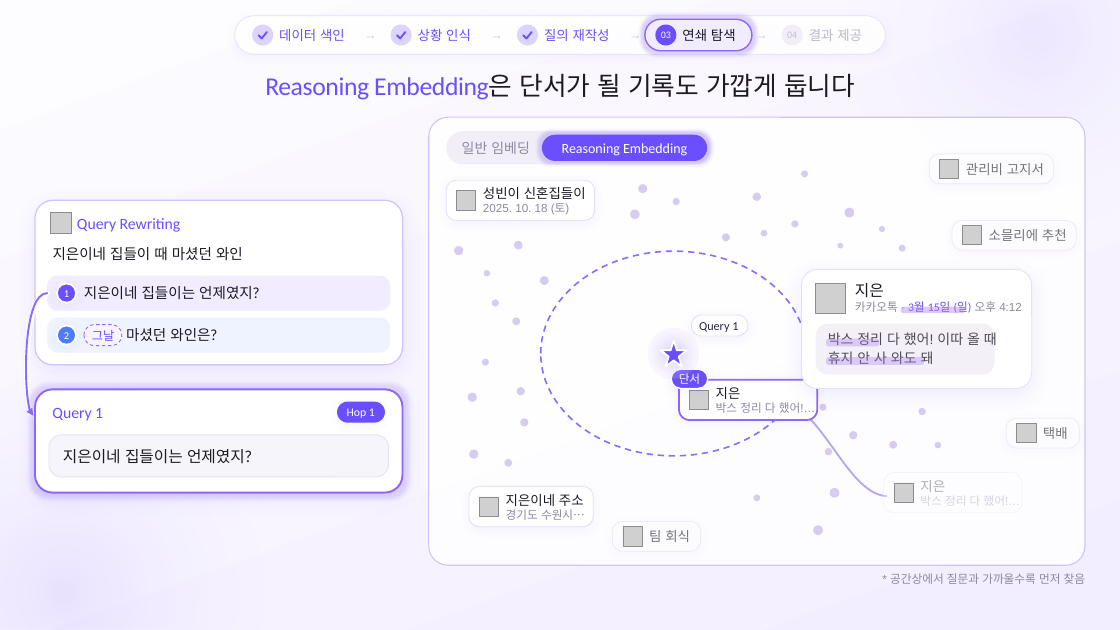
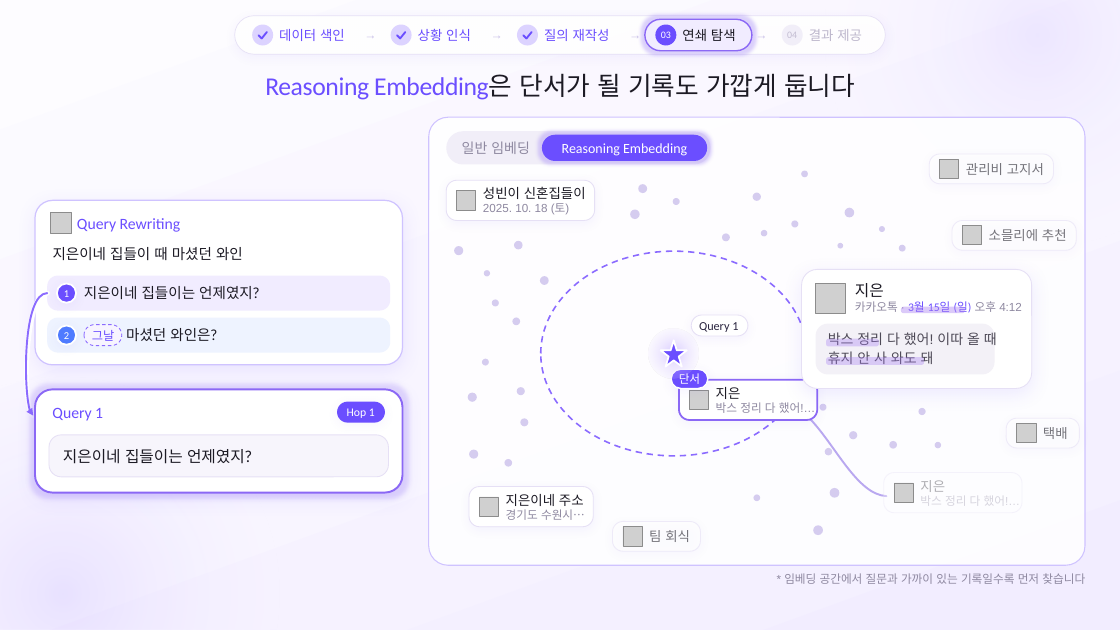
Before and after one commit to SB-Jo/t3, a slide deck: slide 15 of weave/결선준비/09_HowItWorks/HowItWorks_Argon_claude.pptx. Drawn at 1120x630 pixels with LibreOffice and Linux fonts; fonts in the diff are those of the drawing; grey boxes stand for pictures. Boxes give left, top, right and bottom in pixels: in the first picture for what was removed or moved away, otherwise in the second. Text is boxed around its words. In the diff, an @@ line names an element or a change of style, - is before the commit and + after.

```diff
--- a/weave/결선준비/09_HowItWorks/HowItWorks_Argon_claude.pptx
+++ b/weave/결선준비/09_HowItWorks/HowItWorks_Argon_claude.pptx
@@ text at (784,573,1085,584): text changed @@
-* 공간상에서 질문과 가까울수록 먼저 찾음
+* 임베딩 공간에서 질문과 가까이 있는 기록일수록 먼저 찾습니다
```
Also in this commit, not shown: 8 other slides changed, 1 slide added, 10 other files.
